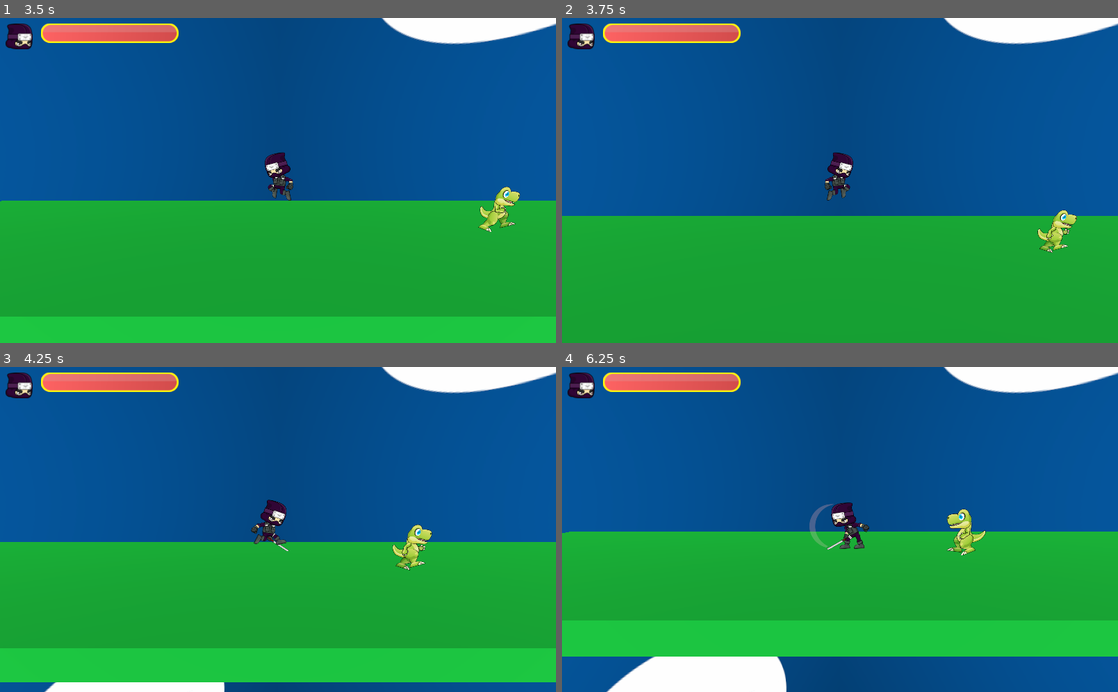
Above: before the commit, frames 1-4 (two rows, left to right).
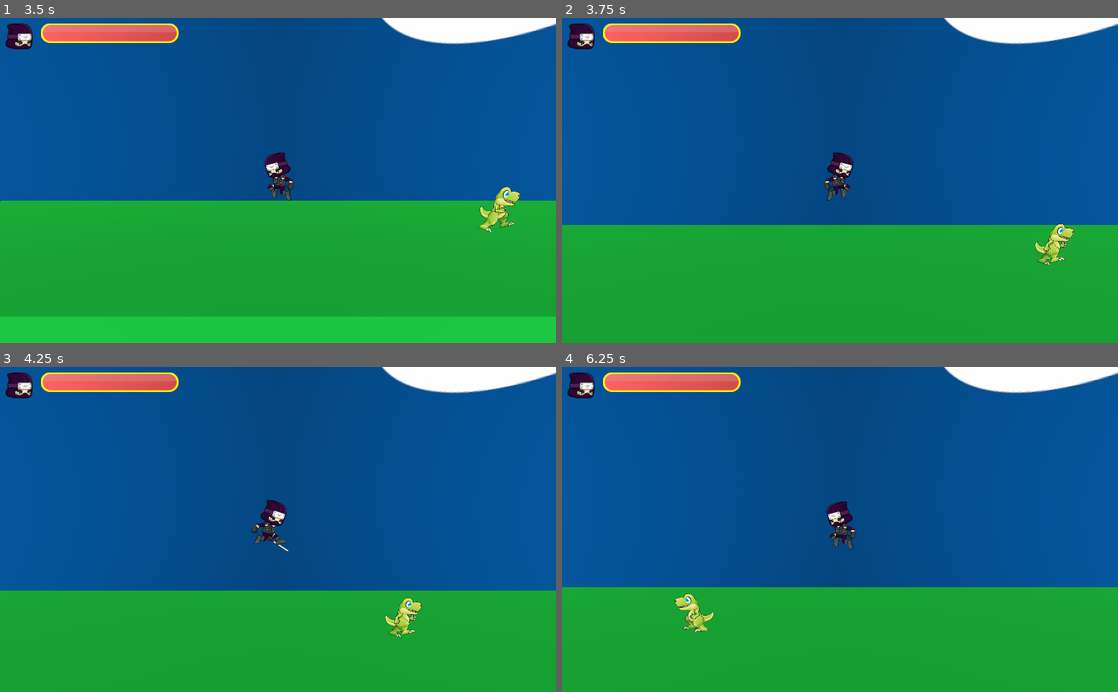
Above: after the commit, the same moments.

Repository: Javasamurai/Flatadventures
Game: Godot game, scene res://Scenes/MainMenu.tscn
Same seed, same stepped clock (60 frames per second), same inputs: the game is played once before the commit and once after it.
Inputs (mouse positions are in pixels of both pictures, inside the frame that each line leads up to):
- Up to frame 1 (3.5 s): click "Play" at 0.5 s; click (200, 180) at 1.25 s; tap Enter at 2 s; move the mouse to (400, 164) at 2.02 s; hold D (move_right) 2.03-2.78 s; tap X (attack) at 2.1 s; tap Up (jump) at 2.27, 2.57, 3.02, 3.05, 3.32 s; tap C (throw) at 2.3, 2.85 s; move the mouse to (166, 196) at 2.77 s; hold A (move_left) from 2.78 s (still down)
- Up to frame 2 (3.75 s): move the mouse to (895, 109) at 3.52 s; release A (move_left) at 3.53 s; hold D (move_right) from 3.53 s (still down); tap Up (jump) at 3.6 s
- Up to frame 3 (4.25 s): keep holding D (move_right); tap X (attack) at 3.8 s
- Up to frame 4 (6.25 s): move the mouse to (812, 594) at 4.27 s; tap X (attack) at 4.35, 5.85 s; tap Up (jump) at 4.52, 4.82, 5.27, 5.3, 5.57, 6.02 s; tap C (throw) at 4.55, 5.1 s; move the mouse to (1006, 578) at 5.02 s; release D (move_right) at 5.03 s; hold A (move_left) from 5.03 s (still down); move the mouse to (673, 480) at 5.77 s

Frame 1 is identical in both runs. In frame 2, 3.3% of the frame differs, in the area x 0-100%, y 58-77%; in frame 3, 29%; in frame 4, 40%, in the area x 0-100%, y 41-100%.

Commit message:
Added double jump features

Diff:
--- a/Scripts/Player.gd
+++ b/Scripts/Player.gd
@@ -8,13 +8,14 @@
 const girl = preload("res://Scenes/ninjagirl.tscn")
 const knife = preload("res://Scenes/Knife.tscn")
 
-enum {IDLE, RUN, JUMP_UP, FALL_DOWN, ATTACK, THROW, JUMP_ATTACK, JUMP_THROW, DEAD}
+enum {IDLE, RUN, JUMP_UP, DOUBLE_JUMP, FALL_DOWN, ATTACK, THROW, JUMP_ATTACK, JUMP_THROW, DEAD}
 var velocity = Vector3(0, 0, 0)
 var state
 var player
 var anim
 var new_anim
 var anim_player
+var jump_time = 0
 
 var health = 100
 onready var health_bar = get_parent().get_node('HUD/HBoxContainer/TextureProgress')
@@ -52,6 +53,8 @@
 			new_anim = 'attack'
 		THROW:
 			new_anim = 'throw'
+		DOUBLE_JUMP:
+			new_anim = 'double_jump'
 		JUMP_ATTACK:
 			new_anim = 'jump_attack'
 		JUMP_THROW:
@@ -67,9 +70,17 @@
 	var attack = Input.is_action_just_pressed('attack')
 	var throw = Input.is_action_just_pressed('throw')
 
-	if jump and is_on_floor():
-		change_state(JUMP_UP)
-		velocity.y = jump_speed
+	if jump:
+		print(jump_time)
+		if is_on_floor():
+			change_state(JUMP_UP)
+			velocity.y = jump_speed
+			jump_time = jump_time + 1
+		elif jump_time == 1:
+			jump_time = 0
+			change_state(JUMP_UP)
+			velocity.y = jump_speed
+
 	if right:
 		if is_on_floor():
 			change_state(RUN)
